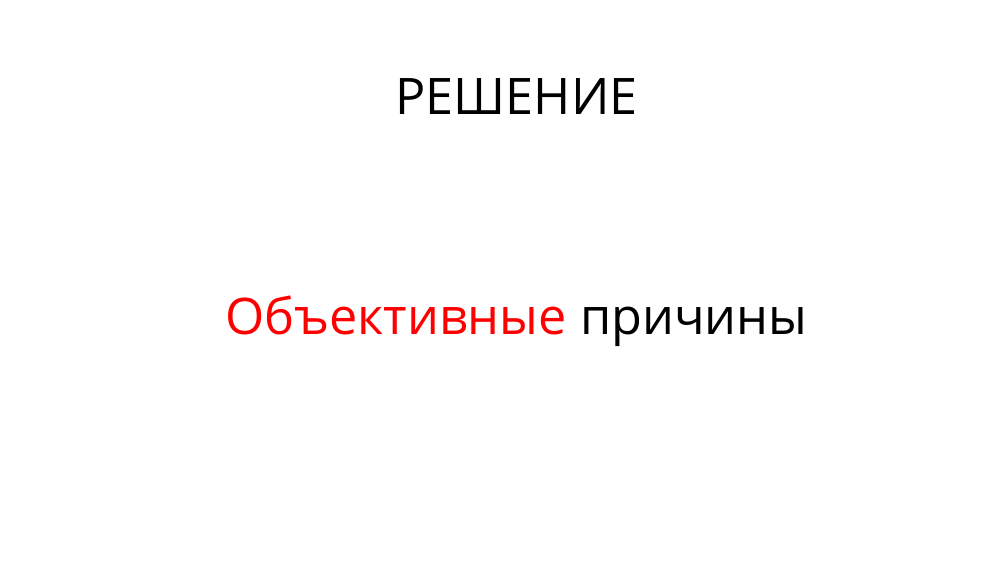
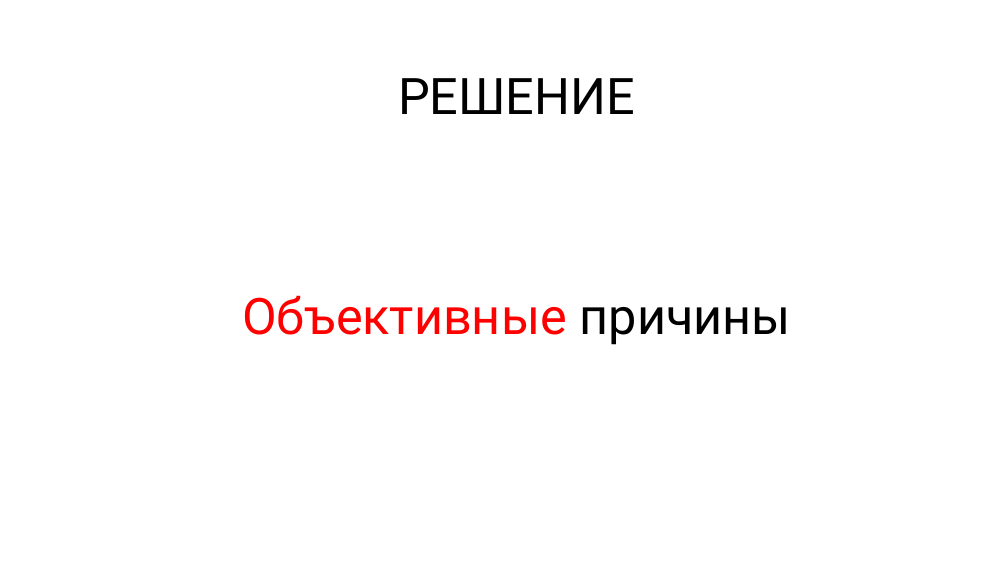
Before and after one commit to rkhaimov/brain-gym, a slide deck: slide 58 of Презентация.pptx. Drawn at 1008x567 pixels with LibreOffice and Linux fonts; fonts in the diff are those of the drawing; background and template pictures are left out. Boxes give left, top, right and bottom in pixels: in the first picture for what was removed or moved away, otherwise in the second. Text is boxed around its words. In the diff, an @@ line names an element or a change of style, - is before the commit and + after.

```diff
--- a/Презентация.pptx
+++ b/Презентация.pptx
@@ text "РЕШЕНИЕ" at box(398, 78, 635, 114): font Open Sans to Roboto @@
@@ text "Объективные причины" at box(242, 295, 791, 345): font Open Sans to Roboto @@
@@ text "Объективные причины": place and size @@
-text "Объективные причины" at box(225, 295, 807, 346)
+text "Объективные причины" at box(242, 295, 791, 345)
```
Also in this commit, not shown: 79 other slides changed.
